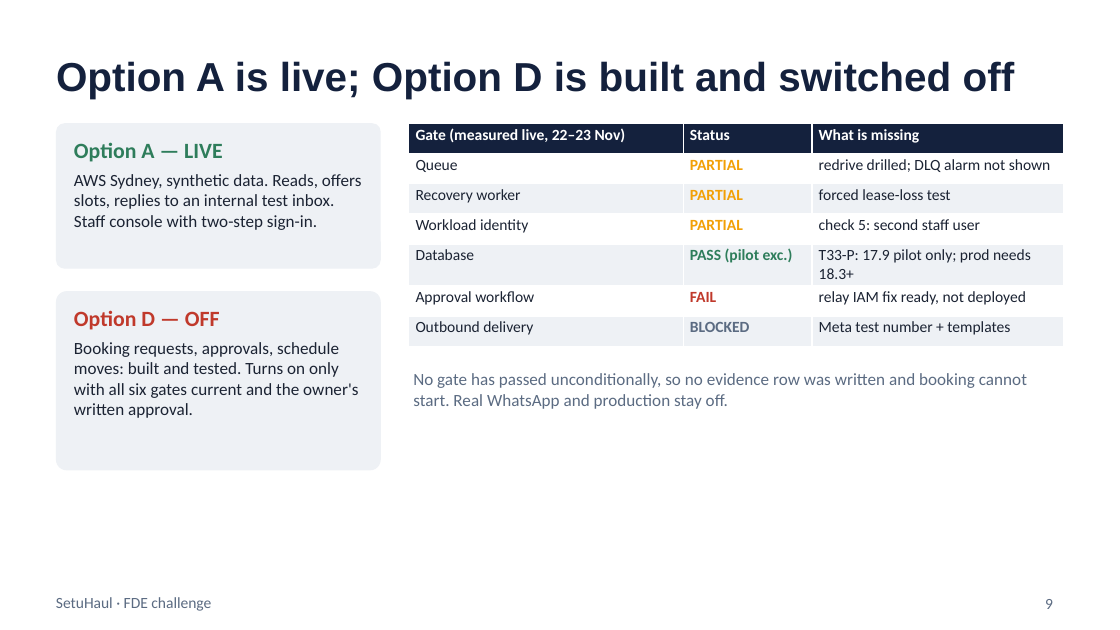
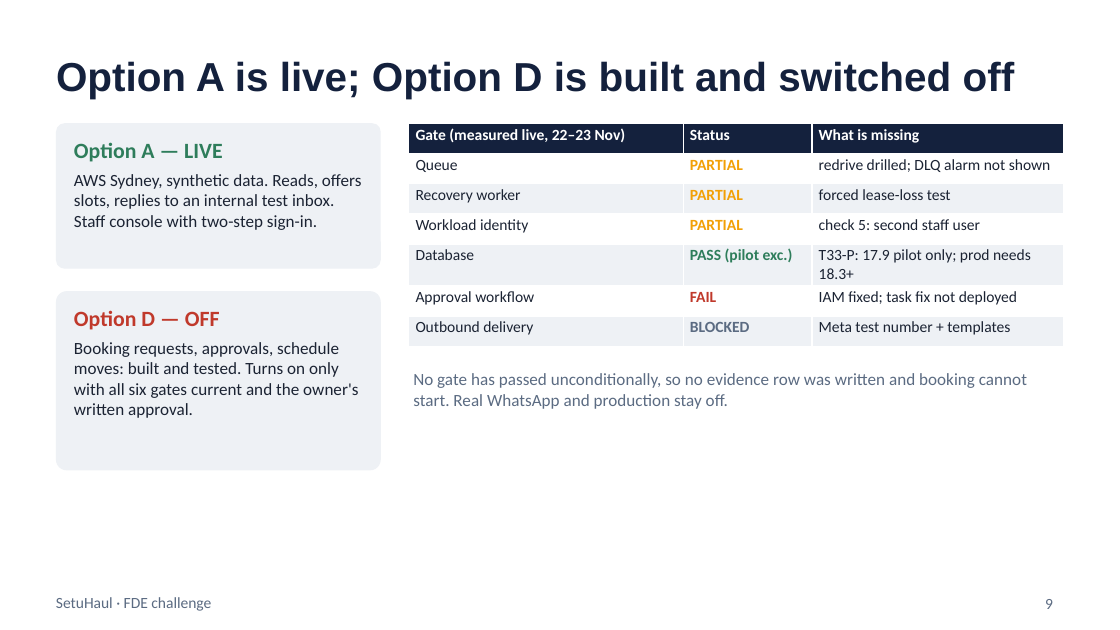
Before and after one commit to amolam/setuhaul-logistics, a slide deck: slide 9 of presentation/SetuHaul_readout.pptx. Drawn at 1120x630 pixels with LibreOffice and Linux fonts; fonts in the diff are those of the drawing. Boxes give left, top, right and bottom in pixels: in the first picture for what was removed or moved away, otherwise in the second. Text is boxed around its words. In the diff, an @@ line names an element or a change of style, - is before the commit and + after.

```diff
--- a/presentation/SetuHaul_readout.pptx
+++ b/presentation/SetuHaul_readout.pptx
@@ table at box(409, 123, 1064, 339) @@
-row 6, column 3: relay IAM fix ready, not deployed
+row 6, column 3: IAM fixed; task fix not deployed
```
Also in this commit, not shown: 13 other files.
